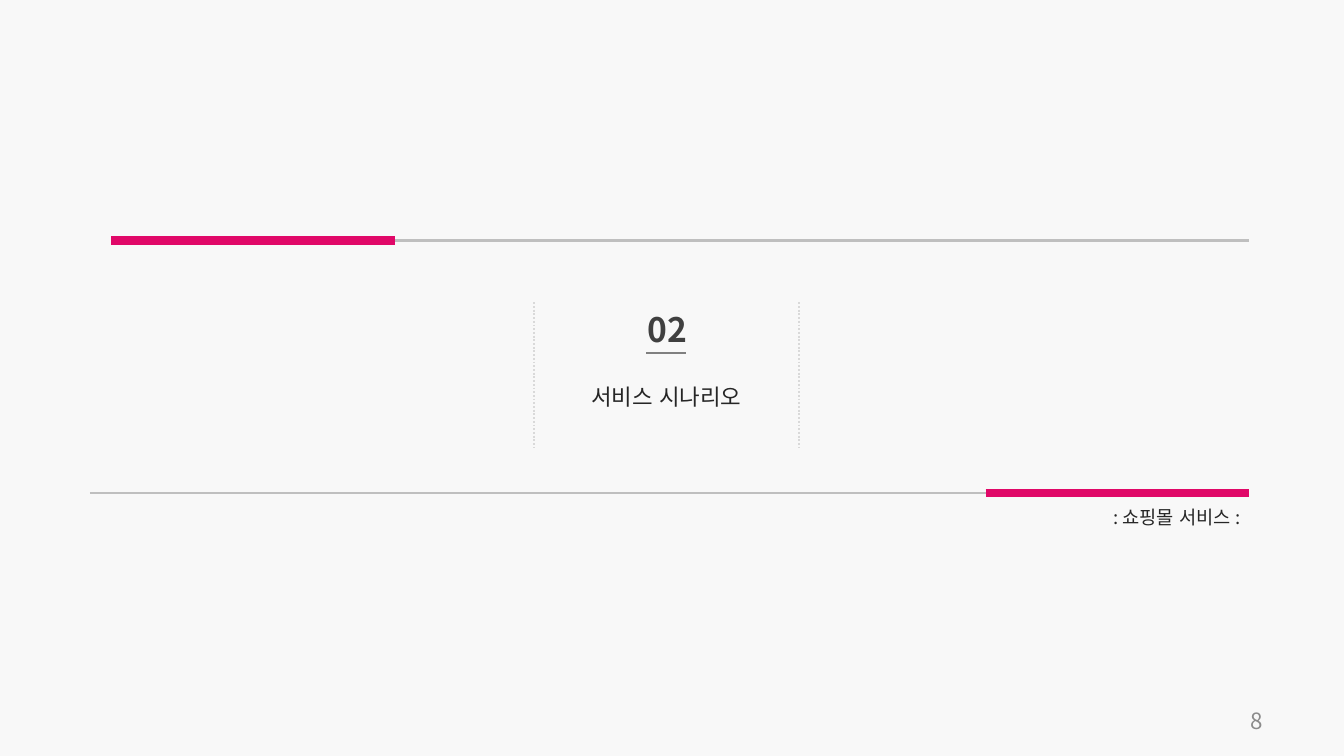
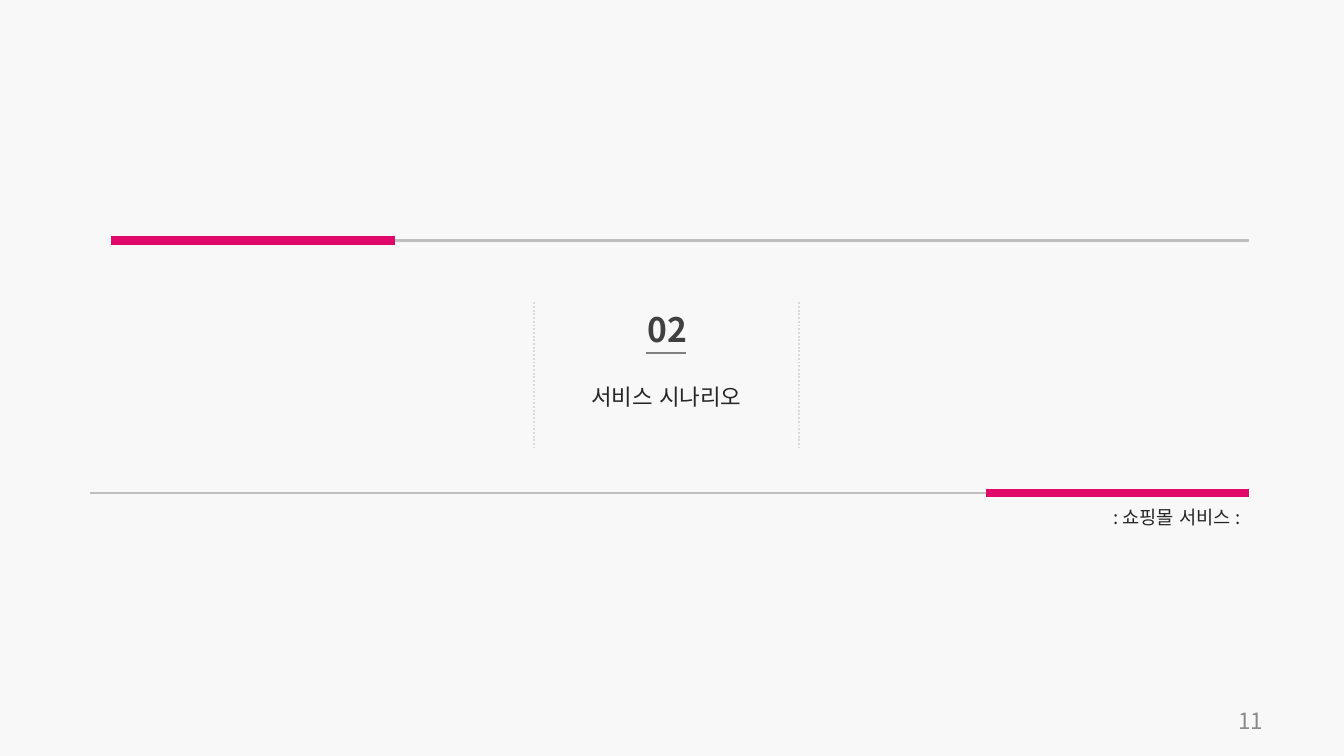
Before and after one commit to GCUpProject/P1, a slide deck: slide 12 of Presentation/P프로젝트-1조 제안서.pptx. Drawn at 1344x756 pixels with LibreOffice and Linux fonts; fonts in the diff are those of the drawing. Boxes give left, top, right and bottom in pixels: in the first picture for what was removed or moved away, otherwise in the second. Text is boxed around its words. In the diff, an @@ line names an element or a change of style, - is before the commit and + after.

```diff
--- a/Presentation/P프로젝트-1조 제안서.pptx
+++ b/Presentation/P프로젝트-1조 제안서.pptx
@@ text at [1238,712,1263,729]: text changed @@
-8
+11
```
Also in this commit, not shown: 14 other slides changed, 5 slides added, 7 slides removed.
